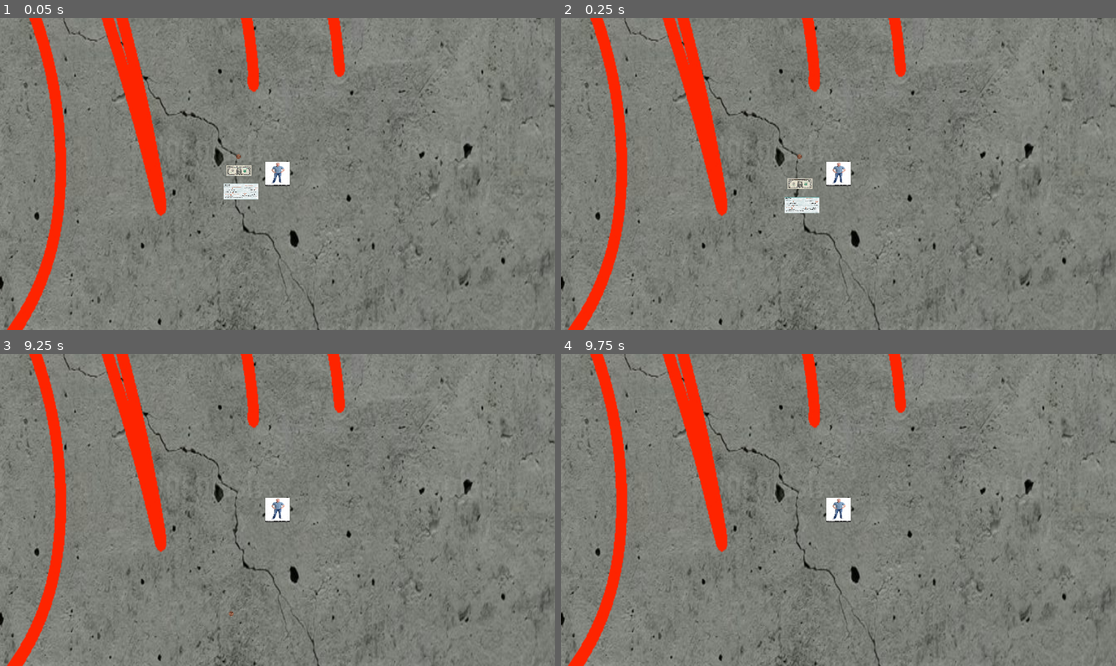
Above: before the commit, frames 1-4 (two rows, left to right).
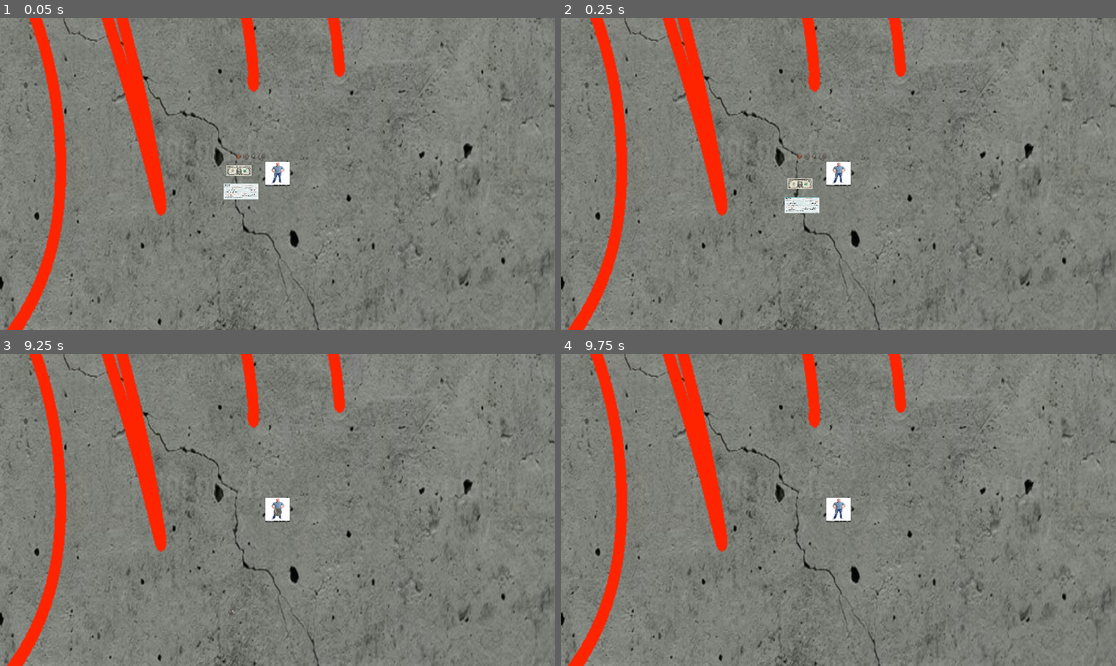
Above: after the commit, the same moments.

Repository: agreene5/Loads-O-Money
Game: Godot game, scene res://gameplay_scene.tscn
Two runs of this game, one before a commit and one after it. Both use one fixed random seed, a clock stepped at 60 frames per second and the inputs below.
Inputs (mouse positions are in pixels of both pictures, inside the frame that each line leads up to):
- Up to frame 1 (0.05 s): no input
- Up to frame 2 (0.25 s): no input
- Up to frame 3 (9.25 s): tap Enter at 0.5, 2, 4.25 s; move the mouse to (399, 494) at 0.52 s; tap E every 0.75 s from 0.6 to 8.85 s; click (399, 494) at 0.67 s; tap Space at 1.25, 2.75, 5 s; move the mouse to (166, 525) at 1.27 s; click (166, 525) at 1.42 s; move the mouse to (333, 441) at 2.02 s; click (333, 441) at 2.17 s; move the mouse to (249, 572) at 2.77 s; click (249, 572) at 2.92 s; move the mouse to (444, 556) at 3.52 s; click (444, 556) at 3.67 s; move the mouse to (111, 463) at 4.27 s; click (111, 463) at 4.42 s; move the mouse to (305, 510) at 5.02 s; click (305, 510) at 5.17 s; move the mouse to (194, 432) at 5.77 s; click (194, 432) at 5.92 s; move the mouse to (399, 494) at 6.52 s; click (399, 494) at 6.67 s; move the mouse to (166, 525) at 7.27 s; click (166, 525) at 7.42 s; move the mouse to (333, 441) at 8.02 s; click (333, 441) at 8.17 s; move the mouse to (249, 572) at 8.77 s; click (249, 572) at 8.92 s
- Up to frame 4 (9.75 s): move the mouse to (1005, 556) at 9.52 s; tap E at 9.6 s; click (1005, 556) at 9.67 s

The runs differ from the first frame. In frame 1, less than 0.1% of the frame differs, in the area x 43-48%, y 43-46%; in frame 2, less than 0.1%; in frame 3, less than 0.1%, in the area x 41-51%, y 49-85%; in frame 4, nothing differs.

Commit message:
Bouncy Coins Implemented
Also, reformatted a bit of the other stuff, but any code you made before this should still work with this

Diff:
--- a/Global_Variables.gd
+++ b/Global_Variables.gd
@@ -1,4 +1,8 @@
 # Add variables that are needed by multiple scripts here (ex. Money)
 extends Node
 
-var deceleration = 5.0 # Defines deceleration of bullets over time
+var deceleration = 5.0 # Defines deceleration of bullets over time (if you're using a rigidbody2D you can use the damp value under the Linear tab instead
+
+var money = 10.0 # Defines the players money value (default value starts at $10)
+
+var Coin_Variant = 3  # Determines the coin variant the user has | 0: Penny, 1: Nickel, 2: Dime, 3: Quarter
--- a/Player_Coin_Shot.gd
+++ b/Player_Coin_Shot.gd
@@ -1,14 +1,15 @@
+# Defines the stats and speical bounce properties of the coin shot type
+
 extends RigidBody2D
 
 @export var initial_velocity = 800.0
-var deceleration = Global_Variables.deceleration
 var despawn_timer = Timer.new()
 
 func _ready():
 	# Setup the despawn timer
 	add_child(despawn_timer)
 	despawn_timer.wait_time = 5
-	despawn_timer.one_shot = true  # Ensure the timer only fires once
+	despawn_timer.one_shot = true
 	despawn_timer.timeout.connect(_on_despawn_timer_timeout)
 	despawn_timer.start()
 
@@ -19,12 +20,5 @@
 	# Set the initial velocity based on the direction given
 	linear_velocity = direction * initial_velocity
 
-func _physics_process(delta):
-	# Decelerate the bullet at given rate
-	var current_speed = linear_velocity.length()
-	if current_speed > 0:
-		var new_speed = max(0, current_speed - deceleration * delta)
-		linear_velocity = linear_velocity.normalized() * new_speed
-
 func _on_despawn_timer_timeout():
-	queue_free()  # Despawns the bullet shot scene
+	queue_free()  # Despawns the coin scene
--- a/Player_Shot_Script.gd
+++ b/Player_Shot_Script.gd
@@ -1,59 +1,125 @@
 # This script defines the 3 shot types for the character, which are cycled through by pressing
-# the "E" key.
+# the "E" key. It also subtracts from the money variable an amount determined by the shot type
+# every time you shoot.
 
 extends Node2D
 
-var CoinShot = preload("res://player_coin_shot.tscn")
-# var DollarShot = preload("res://player_dollar_shot.tscn")
-# var CheckShot = preload("res://player_check_shot.tscn")
+var CoinShotPenny = preload("res://player_penny_coin_shot.tscn")
+var CoinShotNickel = preload("res://player_nickel_coin_shot.tscn")
+var CoinShotDime = preload("res://player_dime_coin_shot.tscn")
+var CoinShotQuarter = preload("res://player_quarter_coin_shot.tscn")
+
+# var DollarShotWashington = preload()
+# var DollarShotLincoln = preload()
+# var DollarShotJackson = preload()
+# var DollarShotGrant = preload()
+
+# var CheckShot100 = preload()
+# var CheckShot200 = preload()
+# var CheckShot500 = preload()
+# var CheckShot1000 = preload()
+
+var Coin_Variant = Global_Variables.Coin_Variant
+var coin_costs = [0.01, 0.05, 0.10, 0.01] # Determines the cost per shot of each coin
+
+#var Dollar_Variant
+#var dollar_costs
+
+#var Check_Variant
+#var check_costs
 
 enum ShotType {COIN, DOLLAR, CHECK}
-var current_shot_type = ShotType.COIN # Default shot type
+var current_shot_type = ShotType.COIN  # Start with coin type as default
+
+var is_firing = false
+var fire_timer = 0.0
+
+var money = Global_Variables.money
 
 func _input(event):
-		if event is InputEventMouseButton and event.pressed and event.button_index == MOUSE_BUTTON_LEFT:
-				match current_shot_type:
-						ShotType.COIN:
-								_handle_coin_shot(event)
-						ShotType.DOLLAR:
-								_handle_dollar_shot(event)
-						ShotType.CHECK:
-								_handle_check_shot(event)
+	if event is InputEventMouseButton and event.button_index == MOUSE_BUTTON_LEFT:
+		is_firing = event.pressed
+		if event.pressed:
+			attempt_fire()
 
-		# Press "E" in order to cycle through the shot types
-		if event is InputEventKey and event.pressed and event.keycode == KEY_E:
-				cycle_shot_type()
+	# Press E to cycle through the shot types (Coin, Dollar, Check)
+	if event is InputEventKey and event.pressed and event.keycode == KEY_E:
+		cycle_shot_type()
 
-func _handle_coin_shot(event):
-		var coin_instance = CoinShot.instantiate()
+func _process(delta):
+	fire_timer += delta
+	if is_firing:
+		attempt_fire()
+
+func attempt_fire():
+	if money <= 0:
+		return  # You can't shoot if you don't have money (but you should go bankrupt and lose before this occurs in the final product)
+
+	var fire_rate = get_fire_rate()
+	if fire_timer >= 1.0 / fire_rate:
+		fire_shot()
+		fire_timer = 0.0
+
+func fire_shot():
+	match current_shot_type:
+		ShotType.COIN:
+			var coin_type
+			var cost = coin_costs[Coin_Variant]
+			match Coin_Variant:
+				0:
+					coin_type = CoinShotPenny
+				1:
+					coin_type = CoinShotNickel
+				2:
+					coin_type = CoinShotDime
+				3:
+					coin_type = CoinShotQuarter
+			_handle_coin_shot(coin_type, cost)
+		ShotType.DOLLAR:
+			#
+			#
+			#
+			_handle_dollar_shot()
+		ShotType.CHECK:
+			#
+			#
+			#
+			_handle_check_shot()
+
+func get_fire_rate():
+	match current_shot_type:
+		ShotType.COIN:
+			return 8.0
+		ShotType.DOLLAR:
+			return 3.0
+		ShotType.CHECK:
+			return 0.33
+
+func _handle_coin_shot(coin_type, cost):
+	if money >= cost:
+		money -= cost
+		var coin_instance = coin_type.instantiate()
 		var parent = get_parent()
 
-		var player_sprite = parent.get_node("Player_Sprite")
+		var player_sprite = parent.get_node("Player_Sprite") # Shooting in relation to the player sprite location
 		coin_instance.global_position = player_sprite.global_position
 
 		var click_position = get_global_mouse_position()
 		var direction = (click_position - player_sprite.global_position).normalized()
 
 		coin_instance.rotation = direction.angle()
-
 		coin_instance.set_initial_direction(direction)
 
 		get_tree().current_scene.add_child(coin_instance)
 
-func _handle_dollar_shot(event):
-		# Code for dollar shot
-		pass
+func _handle_dollar_shot():
+	# Dollar shot code
+	pass
 
-func _handle_check_shot(event):
-		# Code for check shot
-		pass
+func _handle_check_shot():
+	# Check shot code
+	pass
 
-# Function to cycle through shot types
 func cycle_shot_type():
-		match current_shot_type:
-				ShotType.COIN:
-						current_shot_type = ShotType.DOLLAR
-				ShotType.DOLLAR:
-						current_shot_type = ShotType.CHECK
-				ShotType.CHECK:
-						current_shot_type = ShotType.COIN
+	# Cycle through the shot types (Coin, Dollar, Check)
+	current_shot_type = (current_shot_type + 1) % len(ShotType)
--- a/gameplay_scene.tscn
+++ b/gameplay_scene.tscn
@@ -1,11 +1,13 @@
-[gd_scene load_steps=13 format=3 uid="uid://dfgoqbdl5gqm4"]
+[gd_scene load_steps=12 format=3 uid="uid://vm8yx62q6wh5"]
 
 [ext_resource type="Texture2D" uid="uid://dj4up8gtgfwbw" path="res://Temp_Assets/Temp_Map_Assets/Temp_Map_Tileset.png" id="1_eajuk"]
 [ext_resource type="Texture2D" uid="uid://h7eog28ofuyg" path="res://Temp_Assets/Temp_Map_Assets/Temp_Map_Tileset_Ground.jpg" id="1_iiysw"]
 [ext_resource type="PackedScene" uid="uid://by1ubyds8mqk3" path="res://player.tscn" id="3_lkgqa"]
-
-[ext_resource type="PackedScene" uid="uid://bwi0xdbbp20i3" path="res://player_coin_shot.tscn" id="8_6ybx3"]
+[ext_resource type="PackedScene" uid="uid://cmvddmctmpt4o" path="res://player_nickel_coin_shot.tscn" id="7_r8t6c"]
+[ext_resource type="PackedScene" uid="uid://bwi0xdbbp20i3" path="res://player_penny_coin_shot.tscn" id="8_6ybx3"]
+[ext_resource type="PackedScene" uid="uid://b8yrxl70tl2so" path="res://player_dime_coin_shot.tscn" id="8_cbpif"]
 [ext_resource type="PackedScene" uid="uid://cpju1pigh4exx" path="res://player_dollar_shot.tscn" id="9_la0fr"]
+[ext_resource type="PackedScene" uid="uid://cos7e18x1x8dl" path="res://player_quarter_coin_shot.tscn" id="9_xbamm"]
 [ext_resource type="PackedScene" uid="uid://na1amkbfo47n" path="res://player_check_shot.tscn" id="10_5nx84"]
 
 [sub_resource type="TileSetAtlasSource" id="TileSetAtlasSource_pvulg"]
@@ -481,7 +483,7 @@
 [node name="Player" parent="." instance=ExtResource("3_lkgqa")]
 position = Vector2(666, 321)
 
-[node name="Player_Coin_Shot" parent="." instance=ExtResource("8_6ybx3")]
+[node name="Player_Penny_Coin_Shot" parent="." instance=ExtResource("8_6ybx3")]
 position = Vector2(585, 285)
 
 [node name="Player_Dollar_Shot" parent="." instance=ExtResource("9_la0fr")]
@@ -489,3 +491,12 @@
 
 [node name="Player_Check_Shot" parent="." instance=ExtResource("10_5nx84")]
 position = Vector2(590, 357)
+
+[node name="Player_Nickel_Coin_Shot" parent="." instance=ExtResource("7_r8t6c")]
+position = Vector2(600.68, 285)
+
+[node name="Player_Dime_Coin_Shot" parent="." instance=ExtResource("8_cbpif")]
+position = Vector2(616, 286)
+
+[node name="Player_Quarter_Coin_Shot" parent="." instance=ExtResource("9_xbamm")]
+position = Vector2(633.395, 286)
--- a/player_coin_shot.tscn
+++ /dev/null
@@ -1,17 +0,0 @@
-[gd_scene load_steps=4 format=3 uid="uid://bwi0xdbbp20i3"]
-
-[ext_resource type="Script" path="res://Player_Coin_Shot.gd" id="1_iix7m"]
-[ext_resource type="Texture2D" uid="uid://bttlk4vnwbtsu" path="res://Temp_Assets/Temp_Character_Assets/Temp_Penny_Projectile.png" id="1_tgjn8"]
-
-[sub_resource type="CircleShape2D" id="CircleShape2D_154pm"]
-radius = 5.09902
-
-[node name="Player_Coin_Shot" type="RigidBody2D"]
-script = ExtResource("1_iix7m")
-
-[node name="Player_Coin_Shot_Sprite" type="Sprite2D" parent="."]
-scale = Vector2(0.09, 0.09)
-texture = ExtResource("1_tgjn8")
-
-[node name="CollisionShape2D" type="CollisionShape2D" parent="."]
-shape = SubResource("CircleShape2D_154pm")
--- /dev/null
+++ b/player_dime_coin_shot.tscn
@@ -0,0 +1,24 @@
+[gd_scene load_steps=5 format=3 uid="uid://b8yrxl70tl2so"]
+
+[ext_resource type="Script" path="res://Player_Coin_Shot.gd" id="1_85tr4"]
+[ext_resource type="Texture2D" uid="uid://doxph6xksgtn6" path="res://Temp_Assets/Temp_Character_Assets/Temp_Dime_Projectile.png" id="1_n3rld"]
+
+[sub_resource type="PhysicsMaterial" id="PhysicsMaterial_ttk0f"]
+bounce = 1.0
+
+[sub_resource type="CircleShape2D" id="CircleShape2D_n2bob"]
+radius = 55.5556
+
+[node name="Player_Dime_Coin_Shot" type="RigidBody2D"]
+mass = 0.1
+physics_material_override = SubResource("PhysicsMaterial_ttk0f")
+linear_damp = 0.08
+script = ExtResource("1_85tr4")
+
+[node name="Player_Dime_Coin_Shot_Sprite" type="Sprite2D" parent="."]
+scale = Vector2(0.09, 0.09)
+texture = ExtResource("1_n3rld")
+
+[node name="CollisionShape2D" type="CollisionShape2D" parent="."]
+scale = Vector2(0.09, 0.09)
+shape = SubResource("CircleShape2D_n2bob")
--- /dev/null
+++ b/player_nickel_coin_shot.tscn
@@ -0,0 +1,24 @@
+[gd_scene load_steps=5 format=3 uid="uid://cmvddmctmpt4o"]
+
+[ext_resource type="Texture2D" uid="uid://chrx2k5x2rhpu" path="res://Temp_Assets/Temp_Character_Assets/Temp_Nickel_Projectile.png" id="1_17ejp"]
+[ext_resource type="Script" path="res://Player_Coin_Shot.gd" id="1_otgrr"]
+
+[sub_resource type="PhysicsMaterial" id="PhysicsMaterial_y7f1y"]
+bounce = 1.0
+
+[sub_resource type="CircleShape2D" id="CircleShape2D_6oh7m"]
+radius = 63.5059
+
+[node name="Player_Nickel_Coin_Shot" type="RigidBody2D"]
+mass = 0.2
+physics_material_override = SubResource("PhysicsMaterial_y7f1y")
+linear_damp = 0.08
+script = ExtResource("1_otgrr")
+
+[node name="Player_Nickel_Coin_Shot_Sprite" type="Sprite2D" parent="."]
+scale = Vector2(0.1, 0.1)
+texture = ExtResource("1_17ejp")
+
+[node name="CollisionShape2D" type="CollisionShape2D" parent="."]
+scale = Vector2(0.1, 0.1)
+shape = SubResource("CircleShape2D_6oh7m")
--- /dev/null
+++ b/player_penny_coin_shot.tscn
@@ -0,0 +1,24 @@
+[gd_scene load_steps=5 format=3 uid="uid://bwi0xdbbp20i3"]
+
+[ext_resource type="Script" path="res://Player_Coin_Shot.gd" id="1_122c1"]
+[ext_resource type="Texture2D" uid="uid://bttlk4vnwbtsu" path="res://Temp_Assets/Temp_Character_Assets/Temp_Penny_Projectile.png" id="2_mmu8e"]
+
+[sub_resource type="PhysicsMaterial" id="PhysicsMaterial_fs2dq"]
+bounce = 1.0
+
+[sub_resource type="CircleShape2D" id="CircleShape2D_154pm"]
+radius = 5.0
+
+[node name="Player_Penny_Coin_Shot" type="RigidBody2D"]
+mass = 0.15
+physics_material_override = SubResource("PhysicsMaterial_fs2dq")
+linear_damp = 0.08
+script = ExtResource("1_122c1")
+
+[node name="Player_Penny_Coin_Shot_Sprite" type="Sprite2D" parent="."]
+scale = Vector2(0.09, 0.09)
+texture = ExtResource("2_mmu8e")
+
+[node name="CollisionShape2D" type="CollisionShape2D" parent="."]
+scale = Vector2(1.05, 1.05)
+shape = SubResource("CircleShape2D_154pm")
--- /dev/null
+++ b/player_quarter_coin_shot.tscn
@@ -0,0 +1,24 @@
+[gd_scene load_steps=5 format=3 uid="uid://cos7e18x1x8dl"]
+
+[ext_resource type="Script" path="res://Player_Coin_Shot.gd" id="1_1fsop"]
+[ext_resource type="Texture2D" uid="uid://dapd30g1yj2fb" path="res://Temp_Assets/Temp_Character_Assets/Temp_Quarter_Projectile.png" id="1_qvpkh"]
+
+[sub_resource type="PhysicsMaterial" id="PhysicsMaterial_63h50"]
+friction = 0.4
+bounce = 1.0
+
+[sub_resource type="CircleShape2D" id="CircleShape2D_cxsol"]
+radius = 66.6667
+
+[node name="Player_Quarter_Coin_Shot" type="RigidBody2D"]
+physics_material_override = SubResource("PhysicsMaterial_63h50")
+linear_damp = 0.08
+script = ExtResource("1_1fsop")
+
+[node name="Player_Quarter_Coin_Shot_Sprite" type="Sprite2D" parent="."]
+scale = Vector2(0.12, 0.12)
+texture = ExtResource("1_qvpkh")
+
+[node name="CollisionShape2D" type="CollisionShape2D" parent="."]
+scale = Vector2(0.132, 0.132)
+shape = SubResource("CircleShape2D_cxsol")
Renamed: Temp_Assets/Temp_Tax_Assets/Temp_Quarter_Projectile.png -> Temp_Assets/Temp_Character_Assets/Temp_Quarter_Projectile.png
Not shown, changed: Temp_Assets/Temp_Character_Assets/Temp_Quarter_Projectile.png.import
